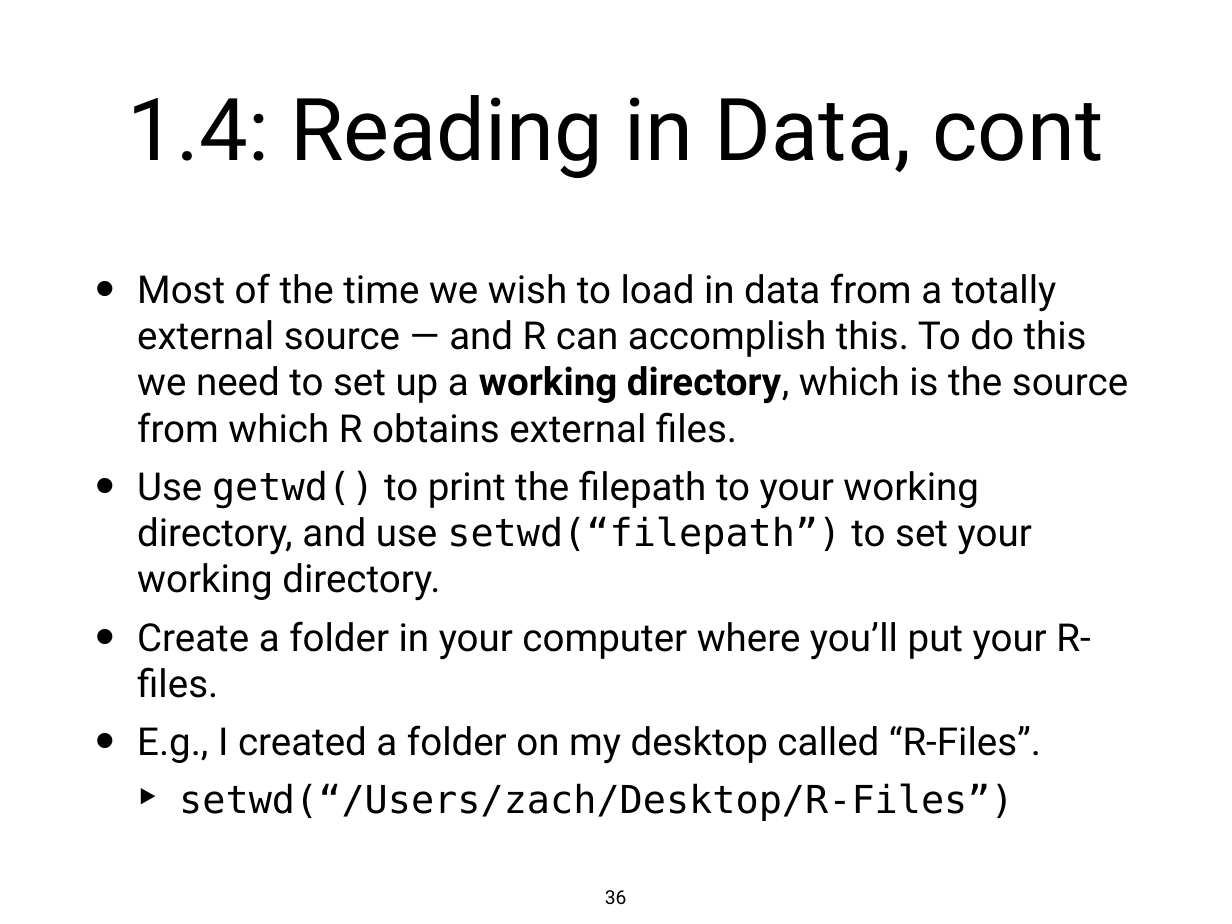
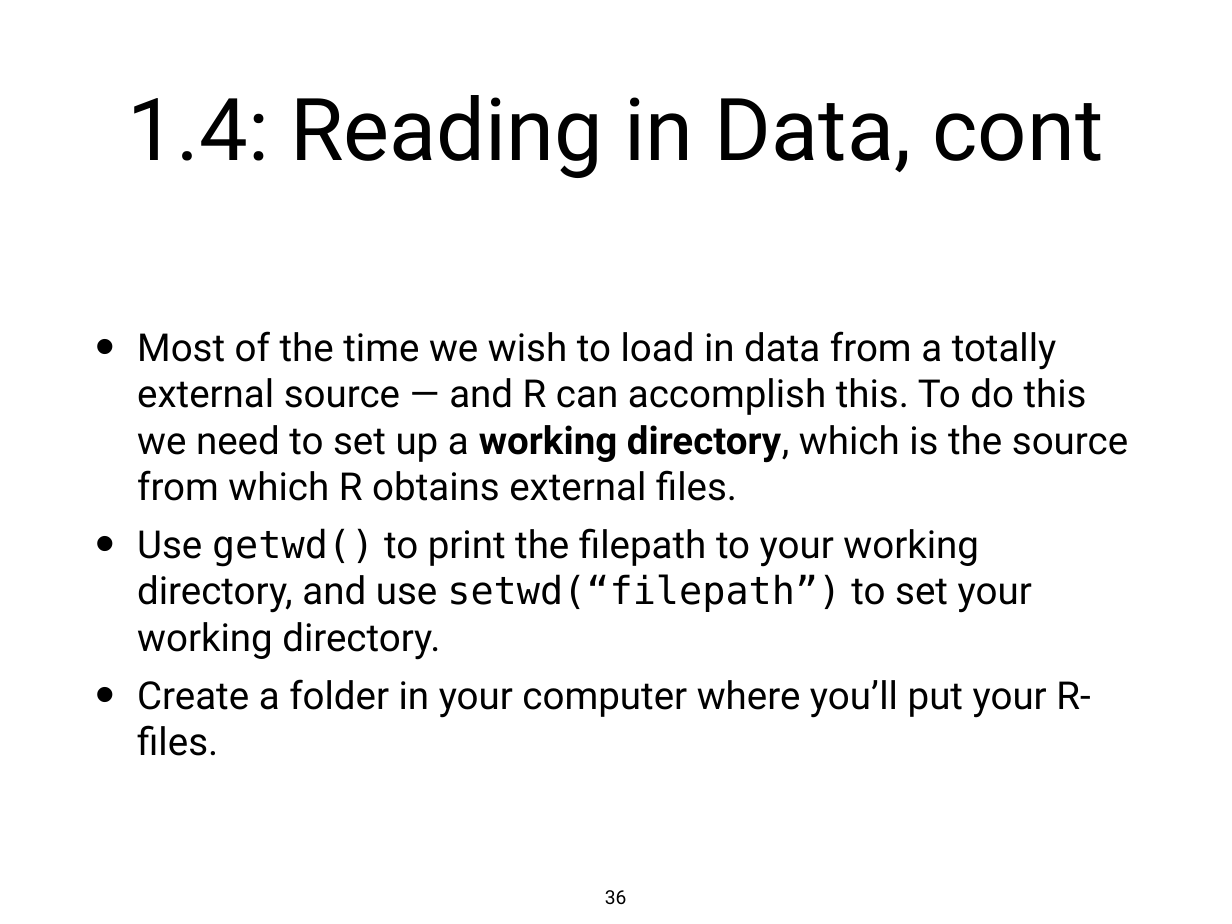
Before and after one commit to jagterberg/jagterberg.github.io, a slide deck: slide 36 of assets/r_2022/lec_1.ppt. Drawn at 1232x924 pixels with LibreOffice and Linux fonts; fonts in the diff are those of the drawing. Boxes give left, top, right and bottom in pixels: in the first picture for what was removed or moved away, otherwise in the second. Text is boxed around its words. In the diff, an @@ line names an element or a change of style, - is before the commit and + after.

```diff
--- a/assets/r_2022/lec_1.ppt
+++ b/assets/r_2022/lec_1.ppt
@@ text at [137,725,1041,821]: paragraphs removed @@
-• E.g., I created a folder on my desktop called “R-Files”.
-  ‣ setwd(“/Users/zach/Desktop/R-Files”)
```
Also in this commit, not shown: 3 other slides changed, 7 other files.
